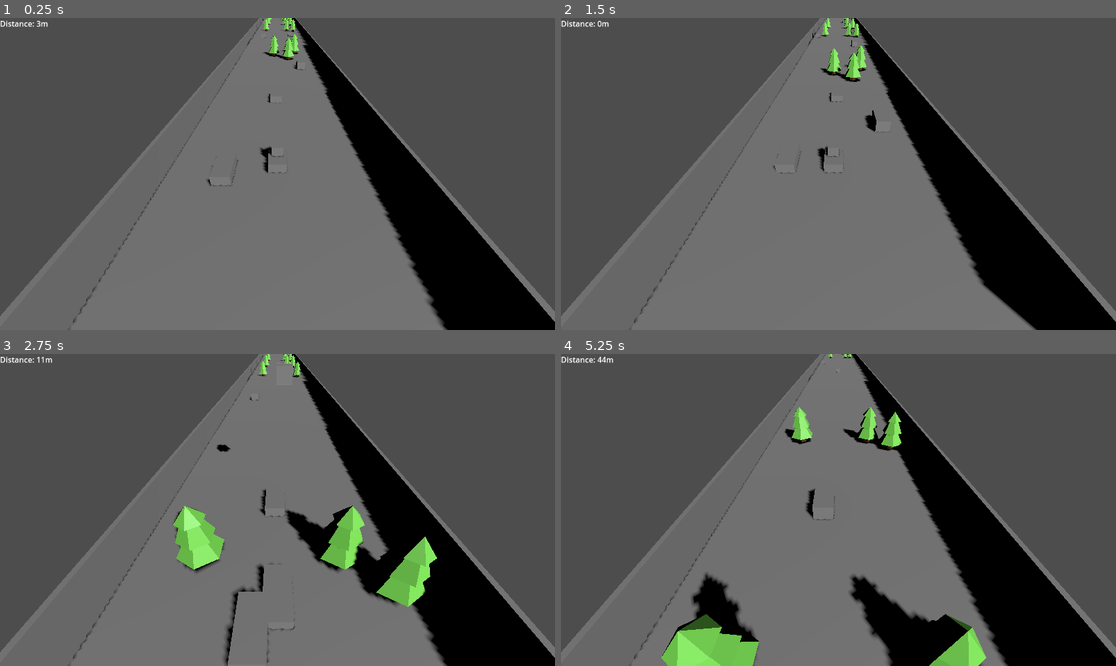
Above: before the commit, frames 1-4 (two rows, left to right).
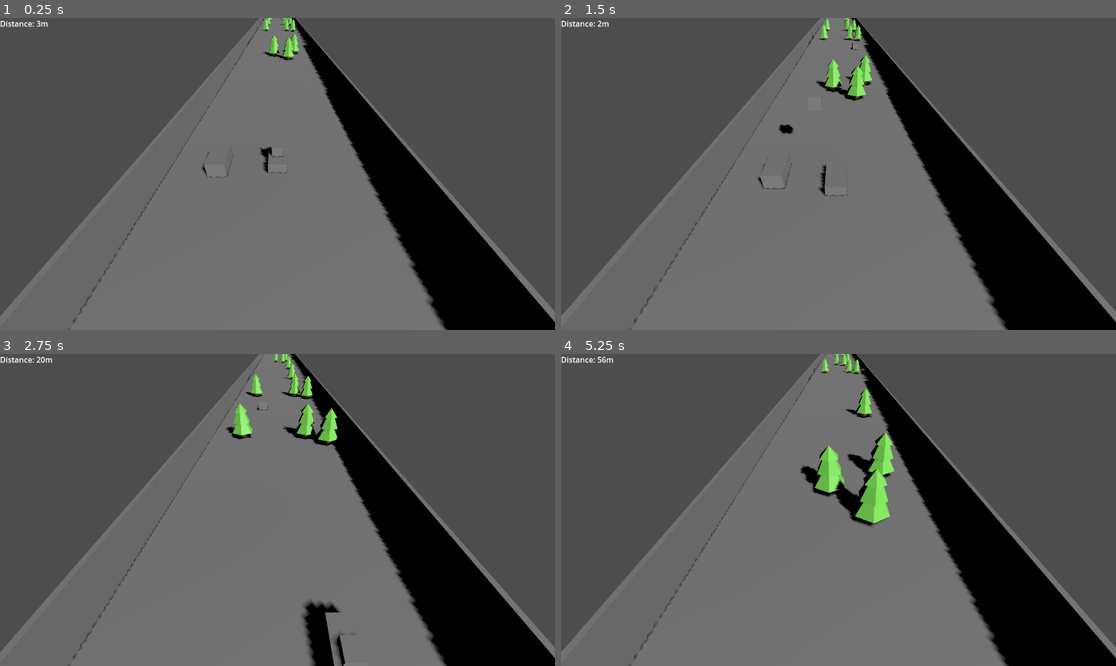
Above: after the commit, the same moments.

Repository: zenonet/EndlessRunner
Game: Godot game, scene res://root.tscn
The game is run twice, just before and just after one commit, with the same random seed, the same clock (stepped at 60 frames per second) and the same inputs.
Inputs:
- Up to frame 1 (0.25 s): no input
- Up to frame 2 (1.5 s): hold D (right) 0.53-1.28 s; tap Space (jump) at 0.6, 0.77, 1.07, 1.35 s; hold A (left) from 1.28 s (still down)
- Up to frame 3 (2.75 s): tap Space (jump) at 1.52, 1.82, 2.1 s; release A (left) at 2.03 s; hold D (right) from 2.03 s (still down)
- Up to frame 4 (5.25 s): tap Space (jump) at 2.85, 3.02, 3.32, 3.6, 3.77, 4.07, 4.35, 4.52, 4.82, 5.1 s; release D (right) at 3.53 s; hold A (left) from 3.53 s (still down)

The runs differ from the first frame. In frame 1, 0.3% of the frame differs, in the area x 14-100%, y 0-98%; in frame 2, 2.1%; in frame 3, 8.2%; in frame 4, 11%, in the area x 6-100%, y 0-100%.

Commit message:
Added player falling and added an smooth movement to the next animal

Diff:
--- a/PlayerCharacter.gd
+++ b/PlayerCharacter.gd
@@ -1,25 +1,47 @@
 extends Node3D
 
 var isFlying:bool = false
+var isDecending:bool = false
+var isLanding:bool = false
 @onready var detectionArea = $"AnimalDetectionArea/CollisionShape3D"
 const jump_height:float = 3
 const jumpSpeedIncrease:float = 3
+
+var isAnimalAvailable:bool = false
 func _process(delta):
 	if Input.is_action_just_pressed("jump"):
 		if isFlying:
-			if availableAnimal != null:
-				mount_animal()
+			if isAnimalAvailable:
+				isLanding = true
 		else:
 			leave_animal()
 
 
+	if isFlying:
+		if isLanding:
+			var globalTargetPos:Vector3 = availableAnimal.playerPosition + availableAnimal.global_position
+			global_position = global_position.move_toward(globalTargetPos, 10*delta)
+			if global_position.distance_squared_to(globalTargetPos) < .2:
+				mount_animal()
+
+		elif isDecending:
+			position.y -= delta
+			if position.y <= 0:
+				GameManager.game_over.emit()
+		else:
+			position.y = move_toward(position.y, jump_height, 10*delta)
+			if position.y == jump_height:
+				isDecending = true
+
 
 func mount_animal():
+	print("Mounting...")
 	GameManager.playerSpeed -= jumpSpeedIncrease
 	reparent(availableAnimal)
 	availableAnimal.isPlayerControlled = true
 	position = availableAnimal.playerPosition
 	isFlying = false
+	isLanding = false
 
 func leave_animal():
 	GameManager.playerSpeed += jumpSpeedIncrease
@@ -30,11 +52,21 @@
 	reparent(get_parent().get_parent())
 
 	# jump
-	position.y = jump_height
 	isFlying = true
-	availableAnimal = null
+	isDecending = false
+	isAnimalAvailable = false
 
-var availableAnimal:Node3D
+var availableAnimal:Node3D = null
 func _on_animal_detection_area_entered(area:Node3D):
 	if area.is_in_group("animals"):
 		availableAnimal = area
+		isAnimalAvailable = true
+
+func _on_animal_detection_area_exited(area:Node3D):
+	if area == availableAnimal:
+		isAnimalAvailable = false
+
+
+func _on_body_entered(body):
+	if body.is_in_group("obstacles"):
+		GameManager.game_over.emit()
--- a/main.tscn
+++ b/main.tscn
@@ -6,7 +6,6 @@
 [ext_resource type="PackedScene" uid="uid://di6wvcdq5ii2u" path="res://scenes/chunks/chunk_3.tscn" id="4_7lpcp"]
 [ext_resource type="PackedScene" uid="uid://db3npke75r2dj" path="res://scenes/chunks/chunk_4.tscn" id="5_g7jfm"]
 [ext_resource type="PackedScene" uid="uid://po8ei8jqt5y5" path="res://playerControlledAnimal.tscn" id="9_1reu8"]
-[ext_resource type="PackedScene" uid="uid://cn88blo5k2f5i" path="res://scenes/obstacles/animal.tscn" id="9_kgqdc"]
 
 [node name="Main" type="Node3D"]
 
@@ -23,10 +22,4 @@
 transform = Transform3D(-0.815441, 0.329721, -0.475752, 1.29073e-09, 0.821905, 0.569624, 0.57884, 0.464495, -0.670215, 3.32127, 0, -0.450444)
 shadow_enabled = true
 
-[node name="Animal" parent="." instance=ExtResource("9_kgqdc")]
-transform = Transform3D(1, 0, 0, 0, 1, 0, 0, 0, 1, 1.40251, -2.38419e-07, -0.000854611)
-
-[node name="Animal2" parent="." instance=ExtResource("9_kgqdc")]
-transform = Transform3D(1, 0, 0, 0, 1, 0, 0, 0, 1, 0.0637649, 0, 4.94414)
-
 [node name="PlayerControlledAnimal" parent="." instance=ExtResource("9_1reu8")]
--- a/player_character.tscn
+++ b/player_character.tscn
@@ -1,9 +1,12 @@
-[gd_scene load_steps=3 format=3 uid="uid://uukraoxk7otu"]
+[gd_scene load_steps=4 format=3 uid="uid://uukraoxk7otu"]
 
 [ext_resource type="Script" path="res://PlayerCharacter.gd" id="1_p08rg"]
 
 [sub_resource type="BoxShape3D" id="BoxShape3D_d1447"]
 size = Vector3(3, 10, 3)
+
+[sub_resource type="BoxShape3D" id="BoxShape3D_5135g"]
+size = Vector3(0.3, 0.3, 0.3)
 
 [node name="PlayerCharacter" type="CSGBox3D"]
 transform = Transform3D(1, 0, 0, 0, 1, 0, 0, 0, 1, 0, 0.457772, 0)
@@ -19,5 +22,12 @@
 transform = Transform3D(1, 0, 0, 0, 1, 0, 0, 0, 1, 0, -4.42386, 0)
 shape = SubResource("BoxShape3D_d1447")
 
+[node name="BodyCollisionDetector" type="Area3D" parent="."]
+monitorable = false
+
+[node name="CollisionShape3D" type="CollisionShape3D" parent="BodyCollisionDetector"]
+shape = SubResource("BoxShape3D_5135g")
+
 [connection signal="area_entered" from="AnimalDetectionArea" to="." method="_on_animal_detection_area_entered"]
 [connection signal="area_exited" from="AnimalDetectionArea" to="." method="_on_animal_detection_area_exited"]
+[connection signal="body_entered" from="BodyCollisionDetector" to="." method="_on_body_entered"]
--- a/project.godot
+++ b/project.godot
@@ -44,3 +44,4 @@
 [rendering]
 
 renderer/rendering_method="mobile"
+anti_aliasing/quality/msaa_3d=2
--- a/worldGenerator.gd
+++ b/worldGenerator.gd
@@ -17,8 +17,8 @@
 	chunk.position.z = offset*chunkLength
 
 	for c in chunk.get_children():
-		if c.is_in_group("spawn") && randi()%5 == 0:
-			print("Spawing animal in chunk %d at z=%d" % [offset, chunk.global_position.z])
+		if c.is_in_group("spawn") && randi()%4 == 0:
+			# print("Spawing animal in chunk %d at z=%d" % [offset, chunk.global_position.z])
 			var a = animal.instantiate()
 			get_parent().add_child.call_deferred(a)
 			a.global_position = c.global_position
Not shown: 1 places in main.tscn that only renumber resources
